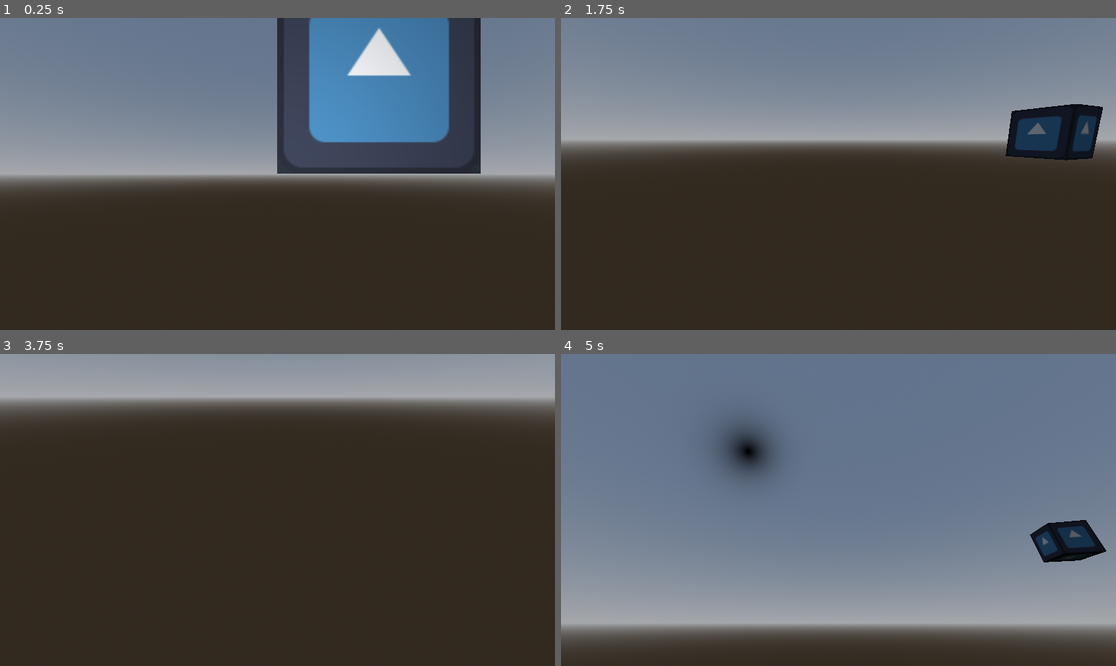
Above: before the commit, frames 1-4 (two rows, left to right).
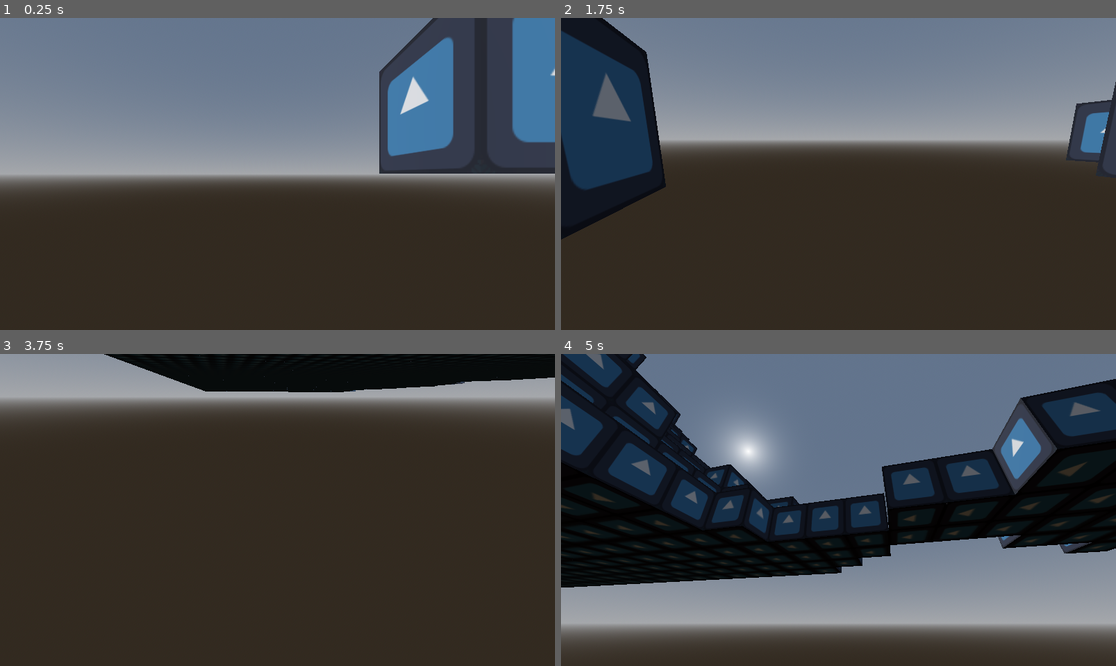
Above: after the commit, the same moments.

Repository: NatsuPotato/GodotCraft
Game: Godot game, scene res://test.tscn
Two runs of this game, one before a commit and one after it. Both use one fixed random seed, a clock stepped at 60 frames per second and the inputs below. The engine's default icon, where the game draws it, is replaced by a stand-in: a white triangle on a blue panel in a dark square.
Inputs (mouse positions are in pixels of both pictures, inside the frame that each line leads up to):
- Up to frame 1 (0.25 s): no input
- Up to frame 2 (1.75 s): tap Enter (ui_accept) at 0.5, 0.77, 1.52 s; move the mouse to (960, 158) at 0.52 s; hold Right (ui_right) 0.53-1.28 s; move the mouse to (727, 189) at 1.27 s; hold Down (ui_down) from 1.28 s (still down)
- Up to frame 3 (3.75 s): move the mouse to (333, 441) at 2.02 s; release Down (ui_down) at 2.03 s; hold Right (ui_right) 2.03-2.78 s; move the mouse to (249, 572) at 2.77 s; hold Up (ui_up) 2.78-3.53 s; tap Enter (ui_accept) at 3.02, 3.5 s; move the mouse to (444, 556) at 3.52 s; hold Left (ui_left) from 3.53 s (still down)
- Up to frame 4 (5 s): keep holding Left (ui_left); tap Enter (ui_accept) at 3.77, 4.52 s; move the mouse to (672, 463) at 4.27 s

The runs differ from the first frame. In frame 1, 19% of the frame differs, in the area x 49-100%, y 0-50%; in frame 2, 14%; in frame 3, 7.8%; in frame 4, 44%, in the area x 0-100%, y 0-75%.

Commit message:
Test generation

Diff:
--- a/test.tscn
+++ b/test.tscn
@@ -29,11 +29,8 @@
 transform = Transform3D(1, 0, 0, 0, 1, 0, 0, 0, 1, 0, 0, 2)
 script = ExtResource("3_ous5n")
 
-[node name="OmniLight3D" type="OmniLight3D" parent="Camera3D"]
-
 [node name="Sun" type="DirectionalLight3D" parent="."]
 transform = Transform3D(0.706625, 0.461642, -0.536253, 0, 0.757861, 0.652416, 0.707588, -0.461014, 0.535524, 0, 8.15333, 0)
-light_energy = 0.0
 
 [node name="WorldEnvironment" type="WorldEnvironment" parent="."]
 environment = SubResource("Environment_0x2lj")
--- a/tile_grid.gd
+++ b/tile_grid.gd
@@ -87,9 +87,18 @@
 	var normals = PackedVector3Array()
 	var indices = PackedInt32Array()
 
+	#https://docs.godotengine.org/en/stable/classes/class_fastnoiselite.html#enum-fastnoiselite-noisetype
+	var noise = FastNoiseLite.new()
+	noise.set_seed(RandomNumberGenerator.new().randi())
+	noise.set_noise_type(FastNoiseLite.TYPE_PERLIN)
+
 	var index = 0
-	for rot in range(0, 6):
-		index = generate_quad(index, Vector3(0, 0, 0), rot, verts, uvs, normals, indices)
+	for x in range(0, 100):
+		for y in range(0, 20):
+			for z in range(0, 100):
+				for rot in range(0, 6):
+					if (noise.get_noise_3d(x, y, z) - y * 0.01 > 0):
+						index = generate_quad(index, Vector3(x, y, z), rot, verts, uvs, normals, indices)
 
 	# assign arrays to surface array
 	surface_array[Mesh.ARRAY_VERTEX] = verts
